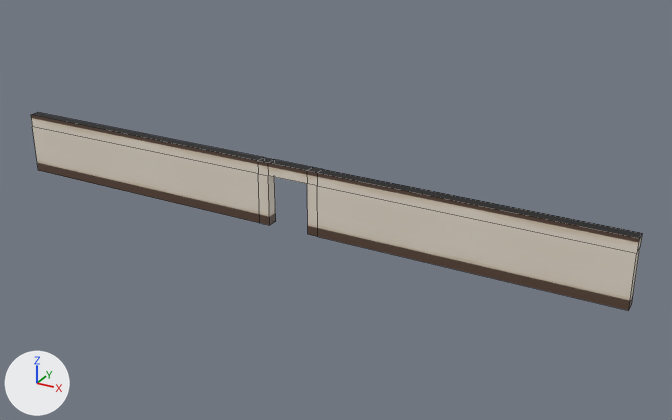
A saved change to the FBX model Assets/Model/Environment/lvl 1 long door.fbx.
Both versions are drawn from a camera (50 mm lens) standing at (40.0, -64.4, 34.9) and looking at (3.5, 1.9, 1.7). The lights are fixed; the arrows at lower left show +X, +Y and +Z. The first picture is the older version. Mesh edges are drawn as thin lines.

Script lines for the objects in view, before the commit:
```python
me_cube_052 = bpy.data.meshes.new('Cube.052')
me_cube_052.from_pydata(...)  # 36 vertices, 30 faces; spans x -30.4..29.6, y -0.5..0.5, z 0.0..6.0
me_cube_052.materials.append(mat_material_001)  # picture img_text_png
# before: 24 (29.6, -0.5, 0.0) at pixel (628, 310), 25 (29.6, -0.5, 6.0) at pixel (639, 238), 26 (29.6, 0.5, 0.0) at pixel (631, 304), 27 (29.6, 0.5, 6.0) at pixel (642, 233), 33 (29.6, -0.5, 4.8) at pixel (636, 253)
# before: 35 (29.6, 0.5, 4.8) at pixel (639, 247)
ob_lvl_1_long_door = bpy.data.objects.new('lvl 1 long door', me_cube_052)
ob_lvl_1_long_door.location = (0.2, 0.0, 0.0)
```
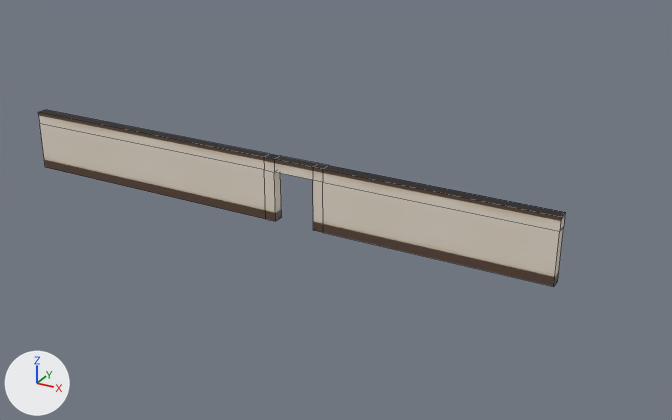
Pixel boxes (x1, y1, x2, y2) of what changed, in the pictures (672 x 420 px; the box of a moved part takes in the faces that stretch with it):
'lvl 1 long door', reshaped, moved (14% narrower, 11% shorter)
    before: (31, 112, 642, 311)
    after: (38, 110, 565, 287)
part 1 of me_cube_052, moved or reshaped
    before: (317, 169, 642, 311)
    after: (323, 166, 565, 287)

Edits to the bpy script that builds the scene:
```text
Change me_cube_052:
    used by ob_lvl_1_long_door; location = (0.2, 0.0, 0.0)
    remove me_cube_052.from_pydata(...)  # 36 vertices, 30 faces; spans x -30.4..29.6, y -0.5..0.5, z 0.0..6.0
    add me_cube_052.from_pydata(...)  # 36 vertices, 30 faces; spans x -30.4..23.6, y -0.5..0.5, z 0.0..6.0
    me_cube_052 part 1
    add for i in [*range(24, 28), 33, 35]: me_cube_052.vertices[i].co += Vector((-6.0, 0.0, 0.0))
Change ob_lvl_1_long_door:
    ob_lvl_1_long_door.location: (0.2, 0.0, 0.0) -> (0.2, 1.0, 0.0)
```
